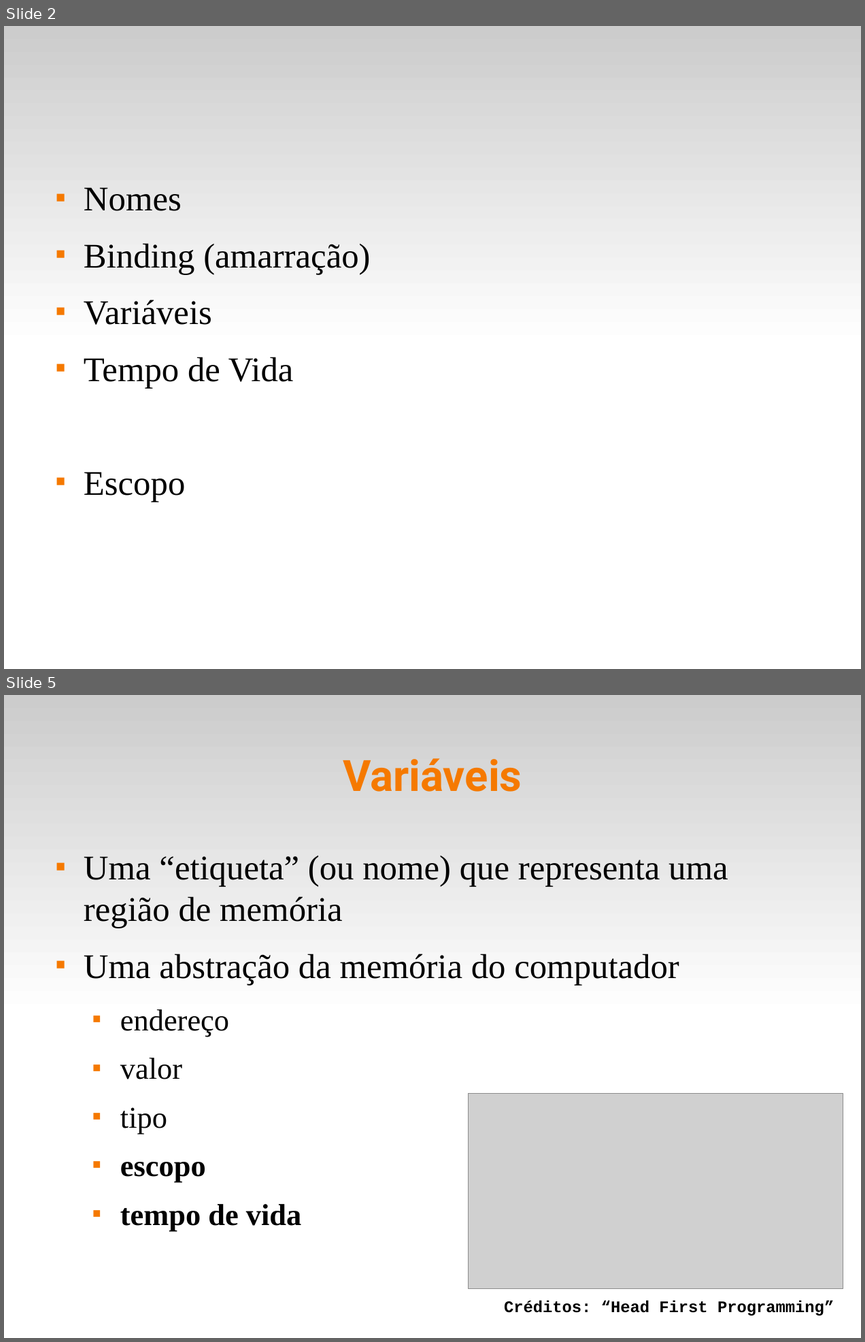
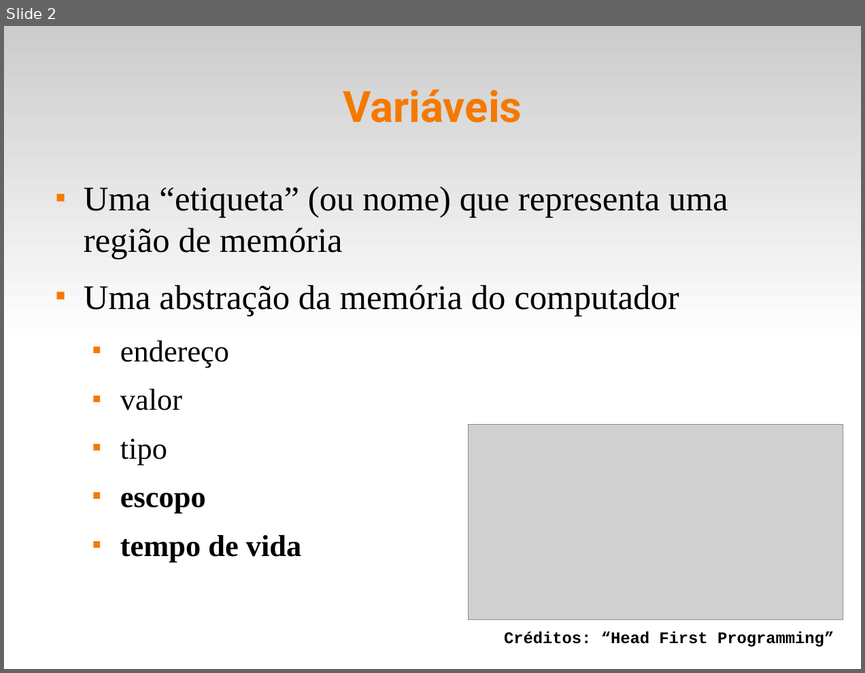
Before and after one commit to fsantanna-uerj/EDL, a slide deck: slides/edl-04-scope.odp. Shown one above the other, each under a label of ours: slides 2 and 5 before the commit, slide 2 after it; the slides between them are not shown. The pictures are 865x1342 and 865x673 pixels, drawn with LibreOffice and Linux fonts; fonts in the diff are those of the drawing; grey boxes stand for pictures. Boxes give left, top, right and bottom in pixels: in the first picture for what was removed or moved away, otherwise in the second. Text is boxed around its words. In the diff, an @@ line names an element or a change of style, - is before the commit and + after.

```diff
--- a/slides/edl-04-scope.odp
+++ b/slides/edl-04-scope.odp
@@ slide 2 removed at (x1=4, y1=26, x2=861, y2=669), background #FFFFFF; not listed: 1 template element that a slide beside it also shows @@
@@ text removed at (x1=84, y1=187, x2=370, y2=501) @@
-■ Nomes
-■ Binding (amarração)
-■ Variáveis
-■ Tempo de Vida
-■ Escopo
@@ what was slide 5 is now slide 2 @@
```
Also in this commit, not shown: 1 slide changed, 5 other slides removed, 3 other files.
